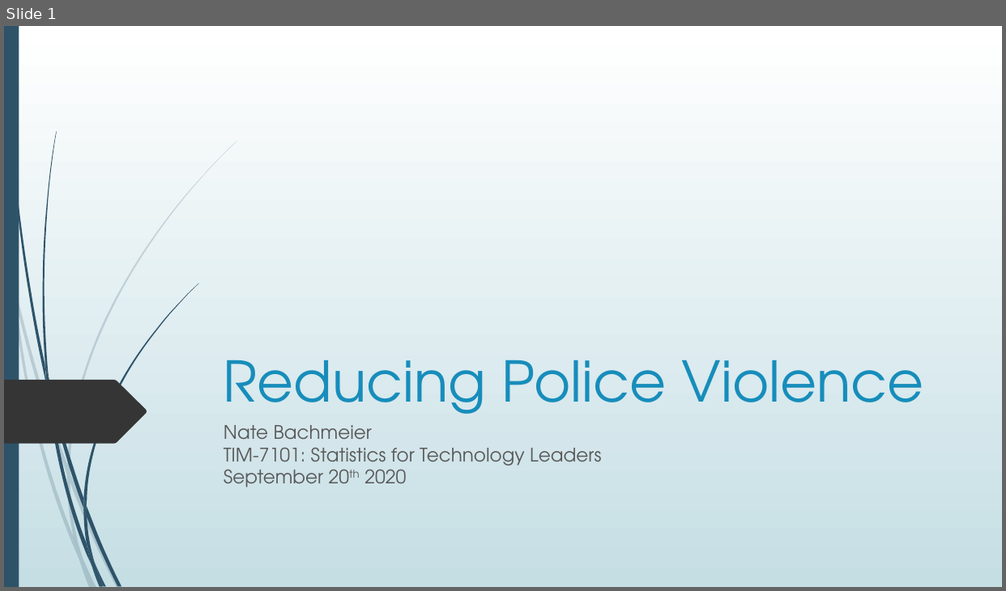
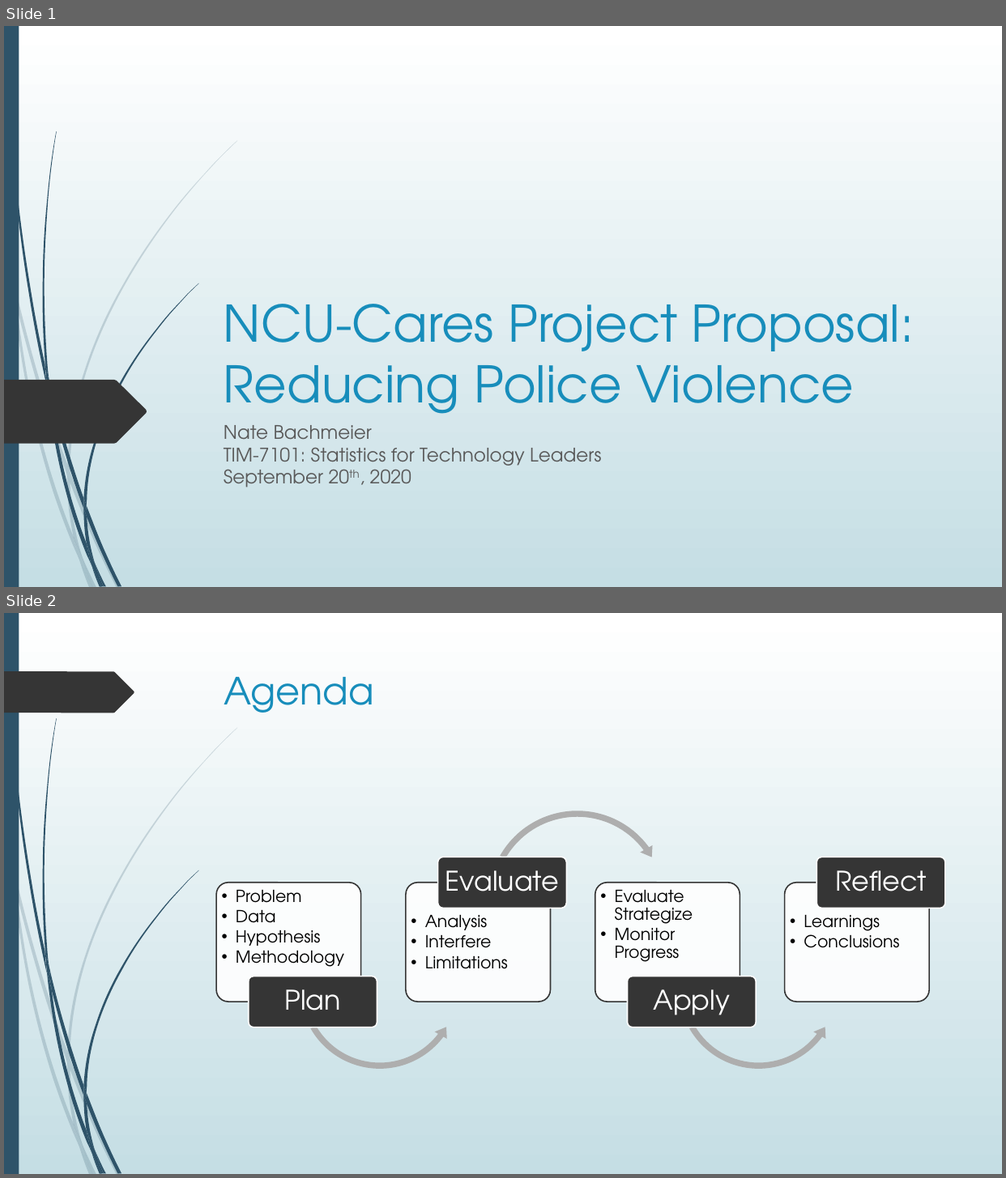
Before and after one commit to dr-natetorious/TIM-7101-Statistics, a slide deck: Section_3_Mgmt_Informed/Week8_Presentation/BachmeierNTIM7101-8.pptx. Shown one above the other, each under a label of ours: slide 1 before the commit, slides 1 and 2 after it. The pictures are 1006x591 and 1006x1178 pixels, drawn with LibreOffice and Linux fonts; fonts in the diff are those of the drawing. Boxes give left, top, right and bottom in pixels: in the first picture for what was removed or moved away, otherwise in the second. Text is boxed around its words. In the diff, an @@ line names an element or a change of style, - is before the commit and + after.

```diff
--- a/Section_3_Mgmt_Informed/Week8_Presentation/BachmeierNTIM7101-8.pptx
+++ b/Section_3_Mgmt_Informed/Week8_Presentation/BachmeierNTIM7101-8.pptx
@@ slide 2 added at box(4, 613, 1002, 1174), background gradient #FFFFFF to #C5DEE5; not listed: 23 template elements that a slide beside it also shows @@
@@ freeform shape added at box(4, 671, 134, 713), fill #353535 @@
@@ title added at box(224, 677, 373, 713), 36 pt, text #178DBB @@
+Agenda
@@ group added at box(216, 807, 946, 1072): 8 rounded rectangles, 8 texts, 2 left circular arrows, 1 circular arrow @@
+  • Problem
+  • Data
+  • Hypothesis
+  • Methodology
+Plan
+  • Analysis
+  • Interfere
+  • Limitations
+Evaluate
+  • Evaluate Strategize
+  • Monitor Progress
+Apply
+  • Learnings
+  • Conclusions
+Reflect
@@ slide 1 changed as well @@
@@ title at box(224, 304, 914, 426): text changed; size 54 to 48.6 pt @@
-Reducing Police Violence
+NCU-Cares Project Proposal: Reducing Police Violence
@@ subtitle at box(224, 425, 601, 488): text changed @@
-Nate Bachmeier
-TIM-7101: Statistics for Technology Leaders
-September 20th 2020
+Nate Bachmeier
+TIM-7101: Statistics for Technology Leaders
+September 20th, 2020
```
Also in this commit, not shown: 15 other slides added, 10 slides removed.
